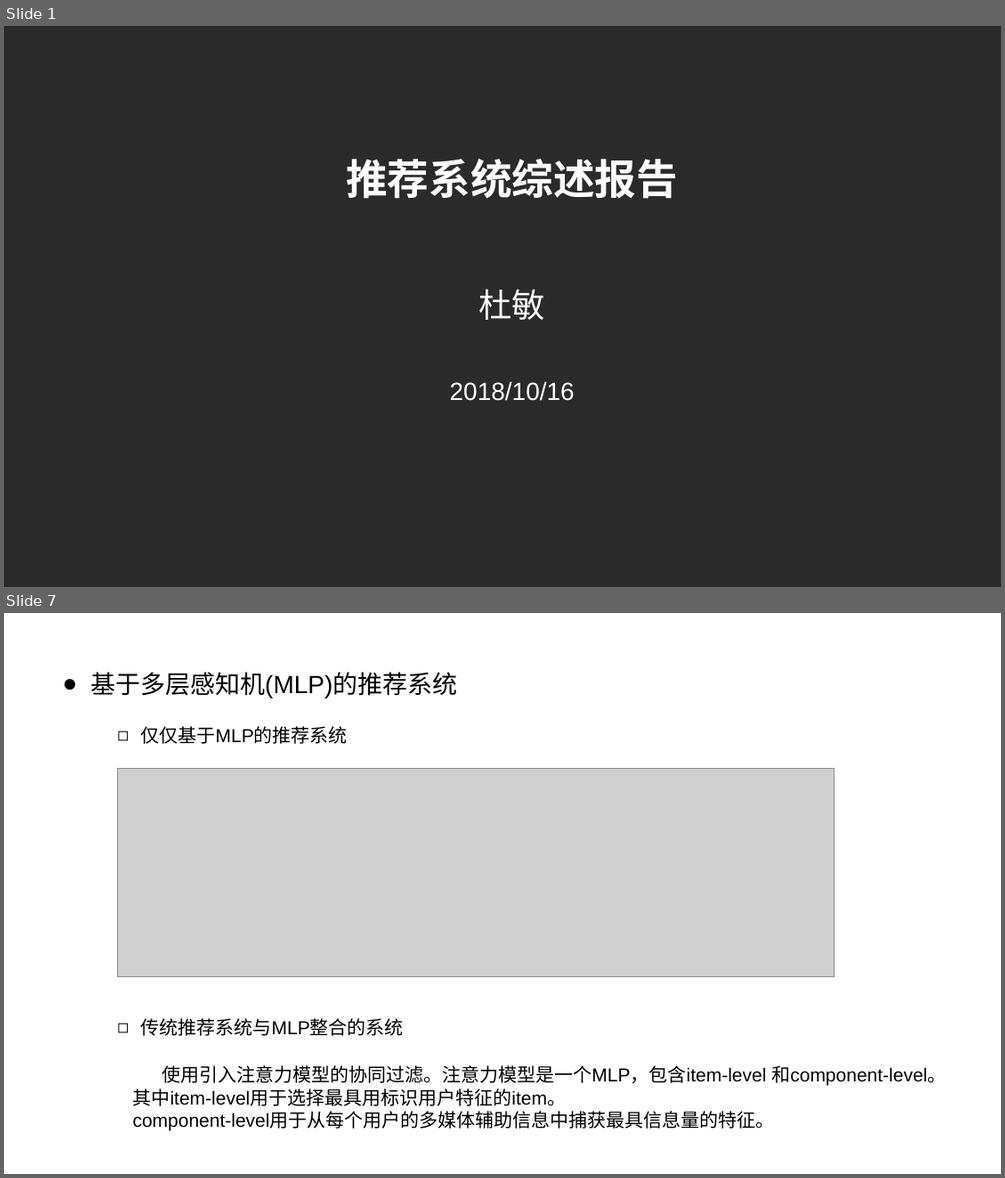
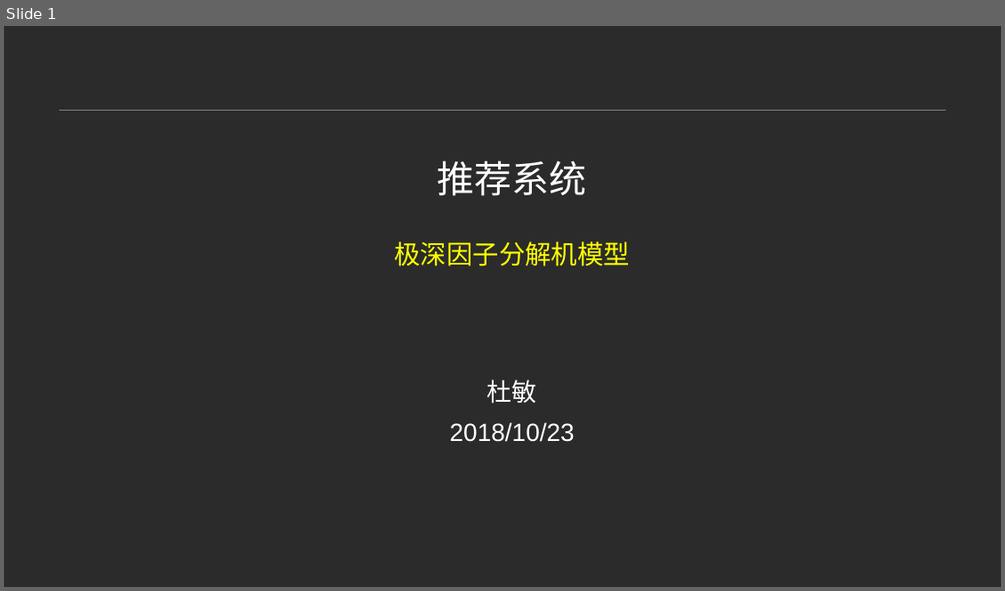
Before and after one commit to Leo-Yangren/RecommendationSystem, a slide deck: 小组会议.pptx. Shown one above the other, each under a label of ours: slides 1 and 7 before the commit, slide 1 after it; the slides between them are not shown. The pictures are 1005x1178 and 1005x591 pixels, drawn with LibreOffice and Linux fonts; fonts in the diff are those of the drawing; grey boxes stand for pictures; background and template pictures are left out; a plain dark background stands for a picture behind light text. Boxes give left, top, right and bottom in pixels: in the first picture for what was removed or moved away, otherwise in the second. Text is boxed around its words. In the diff, an @@ line names an element or a change of style, - is before the commit and + after.

```diff
--- a/小组会议.pptx
+++ b/小组会议.pptx
@@ slide 7 removed at (x1=4, y1=613, x2=1001, y2=1174), background #FFFFFF @@
@@ text removed at (x1=90, y1=672, x2=457, y2=698) @@
-● 基于多层感知机(MLP)的推荐系统
@@ text removed at (x1=141, y1=726, x2=348, y2=744) @@
-◻ 仅仅基于MLP的推荐系统
@@ picture removed at (x1=117, y1=768, x2=834, y2=976) @@
@@ text removed at (x1=141, y1=1018, x2=404, y2=1036) @@
-◻ 传统推荐系统与MLP整合的系统
@@ text removed at (x1=133, y1=1065, x2=946, y2=1130) @@
-使用引入注意力模型的协同过滤。注意力模型是一个MLP，包含item-level 和component-level。
-其中item-level用于选择最具用标识用户特征的item。
-component-level用于从每个用户的多媒体辅助信息中捕获最具信息量的特征。
@@ slide 1 changed as well @@
@@ line added from (58, 110) to (947, 110), #808080 0.25 pt @@
@@ title at (x1=394, y1=160, x2=630, y2=266): text changed; size 40 to 25.2 pt; text colour #FFFFFF to #FFFF00; bold off @@
-推荐系统综述报告
+推荐系统
+极深因子分解机模型
@@ text "杜敏" moved from (x1=478, y1=289, x2=545, y2=320) to (x1=487, y1=379, x2=537, y2=403) @@
@@ text "杜敏" at (x1=487, y1=379, x2=537, y2=403): size 32 to 24 pt @@
@@ text at (x1=450, y1=422, x2=574, y2=442): text changed @@
-2018/10/16
+2018/10/23
```
Also in this commit, not shown: 14 slides added, 17 other slides removed, 1 other file.
